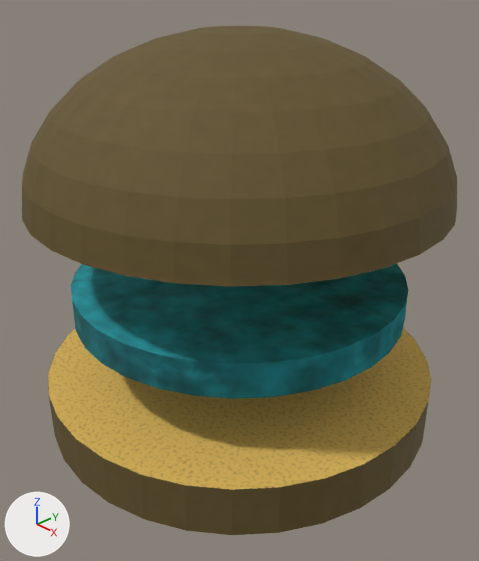
What one commit did to the Blender file blender/burger.blend.
One viewpoint serves both versions: a 50 mm lens placed at (0.266, -0.25, 0.211), pointed at (0.009, -0.008, 0.04). Lighting does not change. The marker at lower left points along +X, +Y and +Z.

In view in the first picture: 'bun bottom', 'bun top', 'patty'.
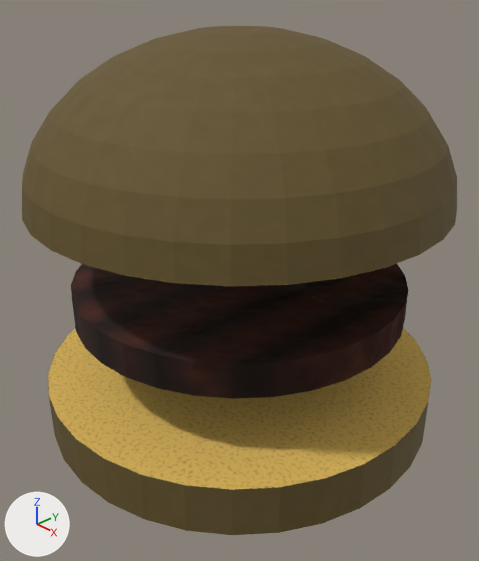
Where the change shows, as pixel boxes [x1, y1, x2, y2] in the pictures (479 x 561 px):
'patty', surface changed
    both: [71, 264, 408, 399]

The change, as a list of edits to the scene's bpy script:
```text
Add img_burger_patty_cooked_png:
    img_burger_patty_cooked_png = load_image('burger_patty_cooked.png', 'burger_patty_cooked.png', 512, 512, 'sRGB')
Change mat_meat:
    where n1 = _N.new('ShaderNodeTexImage'); n1.name = 'Image Texture.001'
    n1.image: img_burger_patty_miku_raw_png -> img_burger_patty_cooked_png
```
